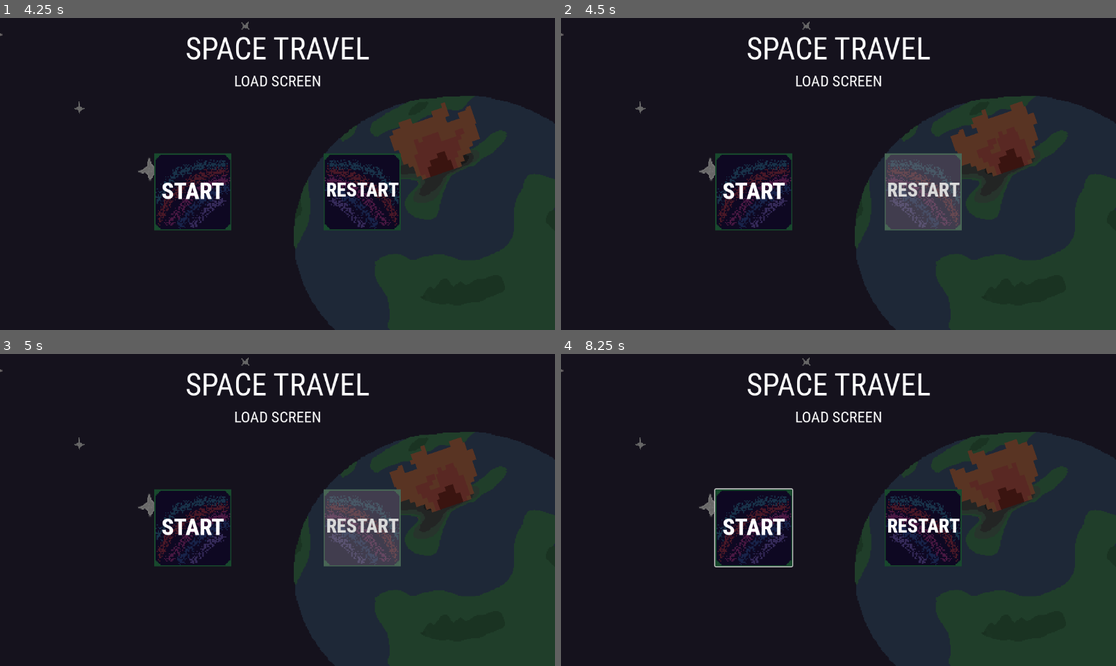
Above: before the commit, frames 1-4 (two rows, left to right).
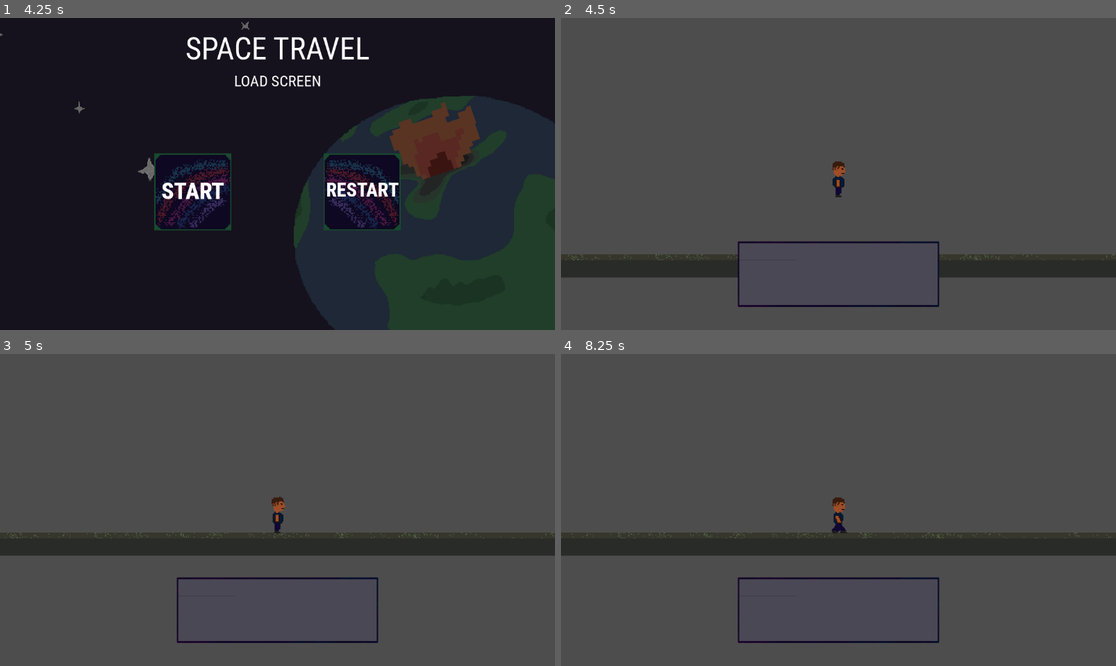
Above: after the commit, the same moments.

Repository: fishygaminglife-del/Space-Travel
Game: Godot game, scene res://scenes/homescreen.tscn
The game is run twice, just before and just after one commit, with the same random seed, the same clock (stepped at 60 frames per second) and the same inputs.
Inputs (mouse positions are in pixels of both pictures, inside the frame that each line leads up to):
- Up to frame 1 (4.25 s): click (271, 149) at 0.5 s; tap Enter at 1.25 s; move the mouse to (399, 158) at 1.27 s; hold Shift (sprint, bound only after the commit) 1.28-2.03 s; hold Right (right) 1.28-2.78 s; click (399, 158) at 1.42 s; tap Up (up) at 1.52, 2.27, 3.77 s; move the mouse to (166, 189) at 2.02 s; tap Shift (sprint, bound only after the commit) at 2.1, 3.6 s; move the mouse to (333, 105) at 2.77 s; hold Left (left) 2.78-3.53 s; hold Shift (sprint, bound only after the commit) 2.78-3.53 s; tap Alt at 2.85 s; move the mouse to (249, 236) at 3.52 s; hold Right (right) from 3.53 s (still down); click (249, 236) at 3.67 s
- Up to frame 2 (4.5 s): release Right (right) at 4.25 s; click (921, 192) at 4.25 s
- Up to frame 3 (5 s): no input
- Up to frame 4 (8.25 s): click (921, 528) at 5.02 s; click (921, 528) at 5.77 s; click (755, 528) at 6.52 s; click (755, 528) at 7.27 s; move the mouse to (1005, 556) at 8.02 s; hold Right (right) from 8.03 s (still down); hold Shift (sprint, bound only after the commit) from 8.03 s (still down)

Frame 1 is identical in both runs. In frame 2, 95% of the frame differs, in the area x 0-100%, y 0-100%; in frame 3, 95%; in frame 4, 97%.

Commit message:
Fix load logic
before, when loading the game, there was an error, where the levels were being saved as floats, so it could not be loading levels, but I fixed it and it now works.

Diff:
--- a/space-travel/project.godot
+++ b/space-travel/project.godot
@@ -49,6 +49,17 @@
 , Object(InputEventKey,"resource_local_to_scene":false,"resource_name":"","device":-1,"window_id":0,"alt_pressed":false …(183 unchanged characters)…
 ]
 }
+sprint={
+"deadzone": 0.2,
+"events": [Object(InputEventKey,"resource_local_to_scene":false,"resource_name":"","device":-1,"window_id":0,"alt_pressed":false,"shift_pressed":false,"ctrl_pressed":false,"meta_pressed":false,"pressed":false,"keycode":0,"physical_keycode":4194325,"key_label":0,"unicode":0,"location":0,"echo":false,"script":null)
+, Object(InputEventKey,"resource_local_to_scene":false,"resource_name":"","device":-1,"window_id":0,"alt_pressed":false,"shift_pressed":false,"ctrl_pressed":false,"meta_pressed":false,"pressed":false,"keycode":0,"physical_keycode":4194325,"key_label":0,"unicode":0,"location":0,"echo":false,"script":null)
+]
+}
+skip={
+"deadzone": 0.2,
+"events": [Object(InputEventKey,"resource_local_to_scene":false,"resource_name":"","device":-1,"window_id":0,"alt_pressed":false,"shift_pressed":false,"ctrl_pressed":false,"meta_pressed":false,"pressed":false,"keycode":0,"physical_keycode":4194306,"key_label":0,"unicode":0,"location":0,"echo":false,"script":null)
+]
+}
 
 [physics]
 
--- a/space-travel/scenes/level1(intro).tscn
+++ b/space-travel/scenes/Level1.tscn
@@ -1,66 +1,72 @@
 [gd_scene format=3 uid="uid://bmvrlmid0iaan"]
 
-[ext_resource type="Script" uid="uid://ctaoe4q8wxj5s" path="res://scripts/level_1(intro).gd" id="1_u8hu4"]
-[ext_resource type="Texture2D" uid="uid://bw1rs10w2ul4d" path="res://assets/floor.png" id="2_0nxmp"]
+[ext_resource type="Script" uid="uid://ctaoe4q8wxj5s" path="res://scripts/level_1(intro).gd" id="1_bwv4p"]
+[ext_resource type="Texture2D" uid="uid://bw1rs10w2ul4d" path="res://assets/floor.png" id="2_odhdn"]
+[ext_resource type="PackedScene" uid="uid://bb1x7rq4y2i0t" path="res://scenes/MC.tscn" id="3_odhdn"]
 
 [sub_resource type="RectangleShape2D" id="RectangleShape2D_0nxmp"]
 size = Vector2(13824, 37)
 
-[node name="level1" type="Node2D" unique_id=2115481759]
-script = ExtResource("1_u8hu4")
+[node name="Level1" type="Node2D" unique_id=2115481759]
+script = ExtResource("1_bwv4p")
 
 [node name="floor" type="Node2D" parent="." unique_id=644417273]
 
 [node name="Floor" type="Sprite2D" parent="floor" unique_id=1883827191]
 position = Vector2(576, 324)
-texture = ExtResource("2_0nxmp")
+texture = ExtResource("2_odhdn")
 
 [node name="Floor2" type="Sprite2D" parent="floor" unique_id=795848672]
 position = Vector2(1728, 324)
-texture = ExtResource("2_0nxmp")
+texture = ExtResource("2_odhdn")
 
 [node name="Floor3" type="Sprite2D" parent="floor" unique_id=1410821390]
 position = Vector2(-1728, 324)
-texture = ExtResource("2_0nxmp")
+texture = ExtResource("2_odhdn")
 
 [node name="Floor4" type="Sprite2D" parent="floor" unique_id=1722051944]
 position = Vector2(-576, 324)
-texture = ExtResource("2_0nxmp")
+texture = ExtResource("2_odhdn")
 
 [node name="Floor5" type="Sprite2D" parent="floor" unique_id=1819328182]
 position = Vector2(5184, 324)
-texture = ExtResource("2_0nxmp")
+texture = ExtResource("2_odhdn")
 
 [node name="Floor6" type="Sprite2D" parent="floor" unique_id=2125584518]
 position = Vector2(6336, 324)
-texture = ExtResource("2_0nxmp")
+texture = ExtResource("2_odhdn")
 
 [node name="Floor7" type="Sprite2D" parent="floor" unique_id=1431332560]
 position = Vector2(2880, 324)
-texture = ExtResource("2_0nxmp")
+texture = ExtResource("2_odhdn")
 
 [node name="Floor8" type="Sprite2D" parent="floor" unique_id=990800749]
 position = Vector2(4032, 324)
-texture = ExtResource("2_0nxmp")
+texture = ExtResource("2_odhdn")
 
 [node name="Floor9" type="Sprite2D" parent="floor" unique_id=1636646331]
 position = Vector2(-4032, 324)
-texture = ExtResource("2_0nxmp")
+texture = ExtResource("2_odhdn")
 
 [node name="Floor10" type="Sprite2D" parent="floor" unique_id=1069015256]
 position = Vector2(-2880, 324)
-texture = ExtResource("2_0nxmp")
+texture = ExtResource("2_odhdn")
 
 [node name="Floor11" type="Sprite2D" parent="floor" unique_id=2040041772]
 position = Vector2(-6336, 324)
-texture = ExtResource("2_0nxmp")
+texture = ExtResource("2_odhdn")
 
 [node name="Floor12" type="Sprite2D" parent="floor" unique_id=745913478]
 position = Vector2(-5184, 324)
-texture = ExtResource("2_0nxmp")
+texture = ExtResource("2_odhdn")
 
 [node name="collison" type="Node2D" parent="." unique_id=1284094019]
 
-[node name="CollisionShape2D" type="CollisionShape2D" parent="collison" unique_id=648561801]
+[node name="StaticBody2D" type="StaticBody2D" parent="collison" unique_id=1610182160]
+
+[node name="CollisionShape2D" type="CollisionShape2D" parent="collison/StaticBody2D" unique_id=648561801]
 position = Vector2(0, 643)
 shape = SubResource("RectangleShape2D_0nxmp")
+
+[node name="CharacterBody2D" parent="." unique_id=1026173038 instance=ExtResource("3_odhdn")]
+position = Vector2(5559, 528)
--- a/space-travel/scenes/MC.tscn
+++ b/space-travel/scenes/MC.tscn
@@ -2,6 +2,9 @@
 
 [ext_resource type="Script" uid="uid://clbhg5tgifhoe" path="res://scripts/mc.gd" id="1_ydmeg"]
 [ext_resource type="Texture2D" uid="uid://cm27wdt31lxpb" path="res://assets/charactermovementright.png" id="2_vse4h"]
+[ext_resource type="Texture2D" uid="uid://dnbwow57g536m" path="res://assets/idleside.png" id="3_k6x7g"]
+[ext_resource type="Texture2D" uid="uid://1kygnqldlj86" path="res://assets/idleside2.png" id="4_ssaja"]
+[ext_resource type="Texture2D" uid="uid://dlisht6pfyl8y" path="res://assets/textbox.png" id="5_ssaja"]
 
 [sub_resource type="AtlasTexture" id="AtlasTexture_ek8dt"]
 atlas = ExtResource("2_vse4h")
@@ -18,6 +21,22 @@
 [sub_resource type="AtlasTexture" id="AtlasTexture_6kc07"]
 atlas = ExtResource("2_vse4h")
 region = Rect2(96, 0, 32, 48)
+
+[sub_resource type="AtlasTexture" id="AtlasTexture_hjda5"]
+atlas = ExtResource("3_k6x7g")
+region = Rect2(0, 0, 32, 48)
+
+[sub_resource type="AtlasTexture" id="AtlasTexture_gdimx"]
+atlas = ExtResource("3_k6x7g")
+region = Rect2(32, 0, 32, 48)
+
+[sub_resource type="AtlasTexture" id="AtlasTexture_5i07d"]
+atlas = ExtResource("4_ssaja")
+region = Rect2(0, 0, 32, 48)
+
+[sub_resource type="AtlasTexture" id="AtlasTexture_i8ci5"]
+atlas = ExtResource("4_ssaja")
+region = Rect2(32, 0, 32, 48)
 
 [sub_resource type="SpriteFrames" id="SpriteFrames_ssaja"]
 animations = [{
@@ -43,12 +62,24 @@
 "name": &"side",
 "speed": 5.0
 }, {
-"frames": [],
+"frames": [{
+"duration": 1.0,
+"texture": SubResource("AtlasTexture_hjda5")
+}, {
+"duration": 1.0,
+"texture": SubResource("AtlasTexture_gdimx")
+}],
 "loop": true,
 "name": &"sideidle",
 "speed": 5.0
 }, {
-"frames": [],
+"frames": [{
+"duration": 1.0,
+"texture": SubResource("AtlasTexture_5i07d")
+}, {
+"duration": 1.0,
+"texture": SubResource("AtlasTexture_i8ci5")
+}],
 "loop": true,
 "name": &"sideidle2",
 "speed": 5.0
@@ -63,7 +94,12 @@
 [node name="MCCharacter" type="AnimatedSprite2D" parent="." unique_id=1865063128]
 sprite_frames = SubResource("SpriteFrames_ssaja")
 animation = &"side"
-frame_progress = 0.90967476
+speed_scale = 0.5
 
 [node name="CollisionPolygon2D" type="CollisionPolygon2D" parent="." unique_id=464398291]
 polygon = PackedVector2Array(-7, -11, -6, 12, -7, 24, 5, 24, 5, 5, 4, 1, 6, -10, 3, -13, -5, -13)
+
+[node name="Textbox" type="Sprite2D" parent="." unique_id=1124701537]
+position = Vector2(-3.8146973e-06, 103.99999)
+scale = Vector2(0.41071433, 0.41071433)
+texture = ExtResource("5_ssaja")
--- a/space-travel/scripts/global.gd
+++ b/space-travel/scripts/global.gd
@@ -16,13 +16,14 @@
 
 func load_game():
 	if FileAccess.file_exists("user://save.json"):
-		var played_before = true
+		played_before = true
 		var file = FileAccess.open("user://save.json", FileAccess.READ)
 		var data = JSON.parse_string(file.get_as_text())
 		file.close()
 
-		level = data["level"]
-		coins = data["coins"]
+		level = int(data["level"])
+		coins = int(data["coins"])
+
 
 func reset_game():
 	level = 1
--- a/space-travel/scripts/mc.gd
+++ b/space-travel/scripts/mc.gd
@@ -21,10 +21,17 @@
 		idle_time = 0.0
 		last_facing = direction
 		velocity.x = direction * speed
+		if Input.is_action_pressed("sprint"):
+			speed = 200
+			$MCCharacter.speed_scale = 1.5
+		else:
+			speed = 150
+			$MCCharacter.speed_scale = 1.0
 		$MCCharacter.play("side")
 		$MCCharacter.flip_h = direction < 0
 
 	else:
+		$MCCharacter.speed_scale = 0.5
 		velocity.x = move_toward(velocity.x, 0, speed)
 		idle_time += delta
 		if idle_time > 0.15:
@@ -32,3 +39,4 @@
 				$MCCharacter.play("sideidle2")
 			elif last_facing < 0:
 				$MCCharacter.play("sideidle2")
+	move_and_slide()
--- a/space-travel/scripts/startcutscene.gd
+++ b/space-travel/scripts/startcutscene.gd
@@ -28,7 +28,15 @@
 
 func _on_play_pressed() -> void:
 	Global.load_game()
+	print("level:", Global.level)
+	if Global.played_before:
+		var scene_path = "res://scenes/Level" + str(Global.level) + ".tscn"
+		get_tree().change_scene_to_file(scene_path)
+		print("PLAY BUTTON WORKS")
+	else:
+		get_tree().change_scene_to_file("res://scenes/Level1.tscn")
 
 
 func _on_restart_pressed() -> void:
 	Global.reset_game()
+	get_tree().change_scene_to_file("res://scenes/Level1.tscn")
Binary file added: space-travel/assets/Sprite-0008.ase
Binary file changed: space-travel/assets/character forward face.ase
Binary file added: space-travel/assets/idleside.png
Not shown, added: space-travel/assets/idleside.png.import
Binary file added: space-travel/assets/idleside2.png
Not shown, added: space-travel/assets/idleside2.png.import
Binary file added: space-travel/assets/textbox.png
Not shown, added: space-travel/assets/textbox.png.import
